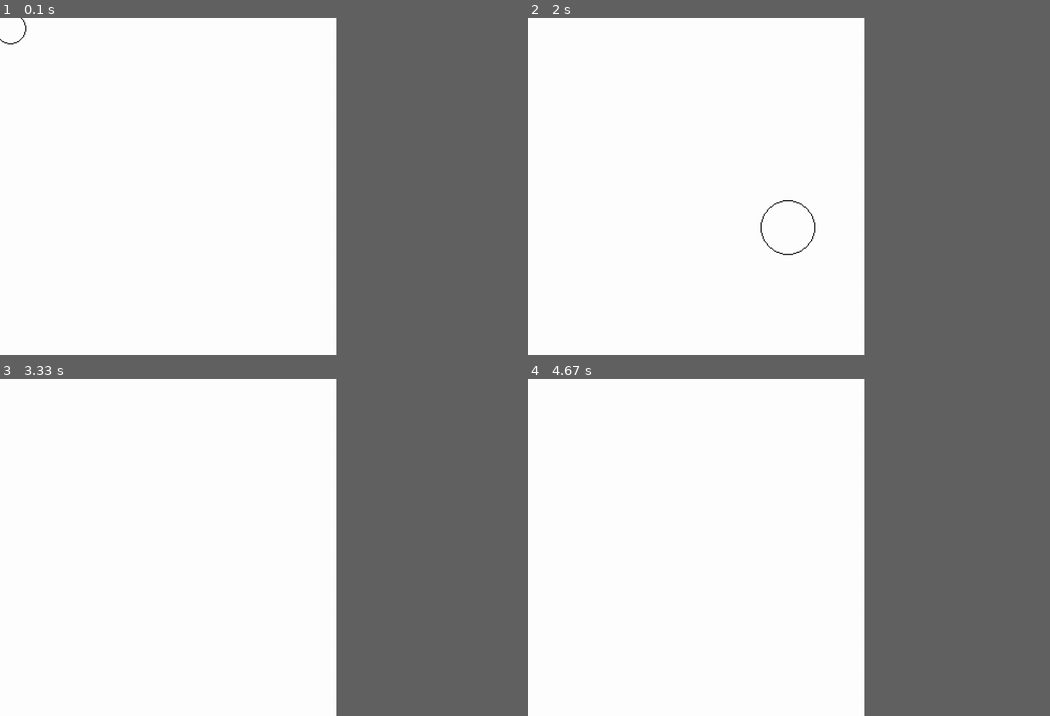
Above: before the commit, frames 1-4 (two rows, left to right).
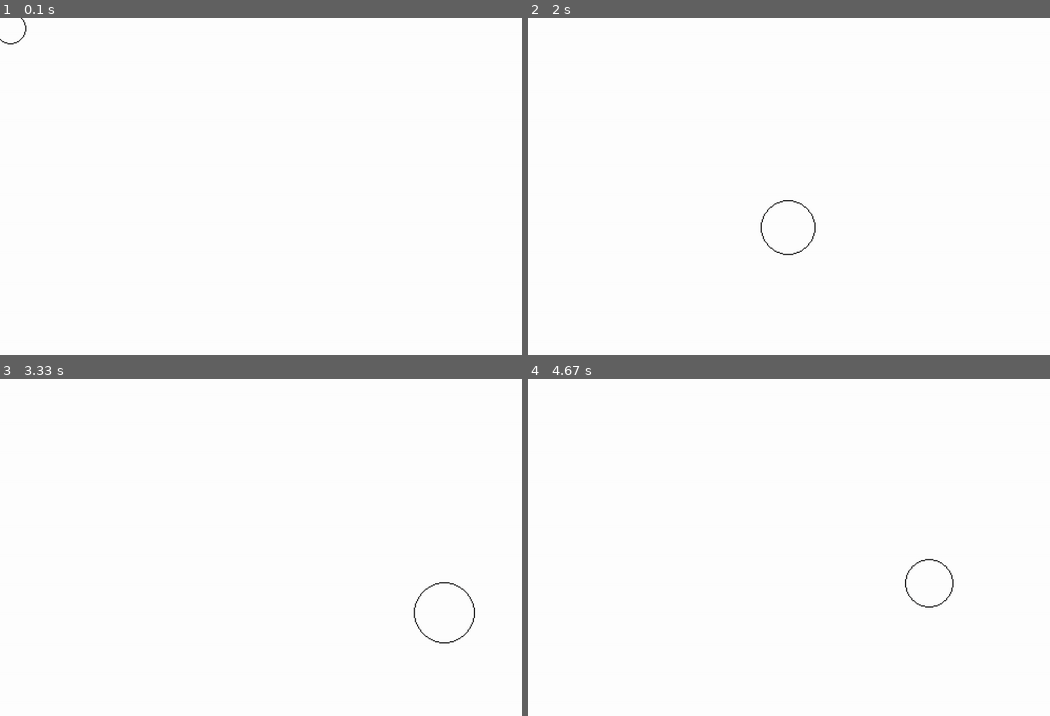
Above: after the commit, the same moments.

Repository: towella/effects-lab
Game: pygame game, started from code/main.py
The game is run twice, just before and just after one commit, with the same random seed, the same clock (stepped at 60 frames per second) and the same inputs.
Inputs (mouse positions are in pixels of both pictures, inside the frame that each line leads up to):
- Up to frame 1 (0.1 s): no input
- Up to frame 2 (2 s): click (789, 186) at 0.38 s; click (841, 260) at 0.72 s; click (982, 304) at 1.05 s; click (663, 119) at 1.38 s; click (789, 226) at 1.72 s
- Up to frame 3 (3.33 s): click (187, 476) at 2.05 s; click (443, 635) at 2.38 s; click (88, 581) at 2.72 s; click (443, 614) at 3.08 s
- Up to frame 4 (4.67 s): click (809, 534) at 3.58 s; click (674, 486) at 3.92 s; click (929, 584) at 4.42 s
In our replay, the window is 580x581 before the commit and 900x581 after it. These sizes can differ from the game's own. Grey fills any space a smaller window leaves; there, only what the larger window draws over its background counts as a difference.

The runs differ from the first frame. In frame 2, less than 0.1% of the frame differs, in the area x 44-56%, y 54-71%; in frame 3, 0.2%, in the area x 79-91%, y 60-79%; in frame 4, 0.1%.

Commit message:
example.py is the original project from dafluffypotato to be used as reference.

Diff:
--- /dev/null
+++ b/code/example.py
@@ -0,0 +1,101 @@
+#!/usr/bin/python3.4
+
+# This script only works in Pygame 2
+# Press E for the "explosion"
+
+# Setup Python ----------------------------------------------- #
+import pygame, sys, random, time, os, math
+# Setup pygame/window ---------------------------------------- #
+mainClock = pygame.time.Clock()
+from pygame.locals import *
+pygame.init()
+pygame.display.set_caption('outline test')
+WINDOWWIDTH = 500
+WINDOWHEIGHT = 500
+screen = pygame.display.set_mode((WINDOWWIDTH, WINDOWHEIGHT),0,32)
+display = pygame.Surface((250,250))
+
+permanent_surf = pygame.Surface(display.get_size())
+permanent_surf.set_colorkey((0,0,0))
+temp_surf = pygame.Surface(display.get_size())
+circles = []
+explosions = []
+
+def inverted(img):
+   inv = pygame.Surface(img.get_rect().size, pygame.SRCALPHA)
+   inv.fill((255,255,255,255))
+   inv.blit(img, (0,0), None, BLEND_RGB_SUB)
+   return inv
+
+show_outline = False
+# Loop ------------------------------------------------------- #
+while True:
+    # Background --------------------------------------------- #
+    display.fill((255,255,255))
+    if show_outline:
+        pygame.draw.rect(display,(0,0,0),pygame.Rect(0,0,250,250),1)
+    # Mouse -------------------------------------------------- #
+    mx, my = pygame.mouse.get_pos()
+    mx = int(mx/2)
+    my = int(my/2)
+    # Render ------------------------------------------------- #
+    temp_surf.fill((0,0,0))
+    r_list = []
+    circles.append([mx,my,16]) # x, y, radius
+    n = 0
+    for circle in circles:
+        pygame.draw.circle(temp_surf, (255,255,255), (int(circle[0]), int(circle[1])), int(circle[2]))
+        circle[2] -= 0.2
+        if circle[2] <= 5:
+            r_list.append(n)
+        n += 1
+    r_list.sort(reverse=True)
+    for circle in r_list:
+        circles.pop(circle)
+
+    r_list = []
+    n = 0
+    for explosion in explosions:
+        explosion[1] += math.cos(math.radians(explosion[0])) * 2.5
+        explosion[2] += math.sin(math.radians(explosion[0])) * 2.5
+        pygame.draw.circle(permanent_surf, (255,255,255), (explosion[1], explosion[2]), explosion[3])
+        explosion[3] -= 0.25
+        if explosion[3] <= 3.5:
+            r_list.append(n)
+        n += 1
+    r_list.sort(reverse=True)
+    for explosion in r_list:
+        explosions.pop(explosion)
+
+    temp_surf.blit(permanent_surf, (0,0))
+    if show_outline:
+        inverted_surf = inverted(temp_surf)
+        inverted_surf.set_colorkey((255,255,255))
+        display.blit(inverted_surf, (0, 1))
+        display.blit(inverted_surf, (1, 0))
+        display.blit(inverted_surf, (0, -1))
+        display.blit(inverted_surf, (-1, 0))
+        temp_surf.set_colorkey((0,0,0))
+    else:
+        temp_surf.set_colorkey()
+    display.blit(temp_surf, (0,0))
+    if not show_outline:
+        pygame.draw.rect(display,(255,255,255),pygame.Rect(0,0,250,250),1)
+    # Buttons ------------------------------------------------ #
+    for event in pygame.event.get():
+        if event.type == QUIT:
+            pygame.quit()
+            sys.exit()
+        if event.type == KEYDOWN:
+            if event.key == K_ESCAPE:
+                pygame.quit()
+                sys.exit()
+            if event.key == K_e:
+                for i in range(random.randint(6,8)):
+                    explosions.append([random.randint(0,360), mx, my, random.randint(7,10)])
+            if event.key == K_q:
+                show_outline = not show_outline
+    # Update ------------------------------------------------- #
+    screen.blit(pygame.transform.scale(display,(WINDOWWIDTH,WINDOWHEIGHT)),(0,0))
+    pygame.display.update()
+    mainClock.tick(60)
--- a/code/game_data.py
+++ b/code/game_data.py
@@ -1,5 +1,5 @@
 tile_size = 16  # keep to prevent errors, even if game doesnt need tiles
-screen_width = 20 * tile_size  # arbitrary
+screen_width = 31 * tile_size  # arbitrary
 screen_height = 20 * tile_size  # arbitrary
 scaling_factor = 3  # how much the screen is scaled up before bliting on display
 
--- a/code/main.py
+++ b/code/main.py
@@ -29,6 +29,7 @@
 # vsync prevents screen tearing (multiple frames displayed at the same time creating a shuddering wave)
 # screen dimensions are cast to int to prevent float values being passed (-1 is specific to this game getting screen multiple of 16)
 window = pygame.display.set_mode((int(screen_width * scaling_factor) - 1, int(screen_height * scaling_factor)), pygame.FULLSCREEN | pygame.SCALED, vsync=True)
+pygame.mouse.set_visible(False)
 
 # all pixel values in game logic should be based on the screen!!!! NO .display FUNCTIONS!!!!!
 screen = pygame.Surface((screen_width, screen_height))  # the display surface, re-scaled and blit to the window
